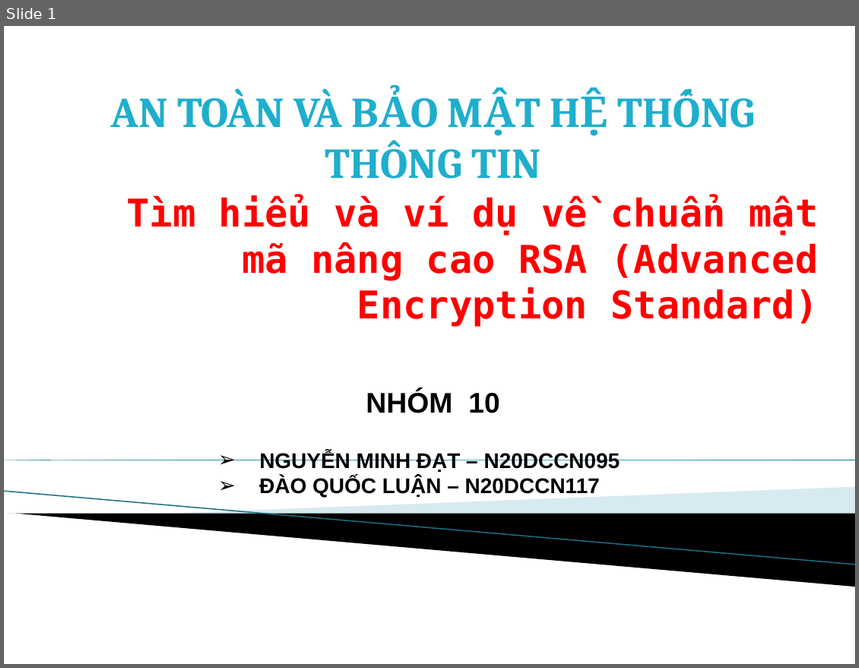
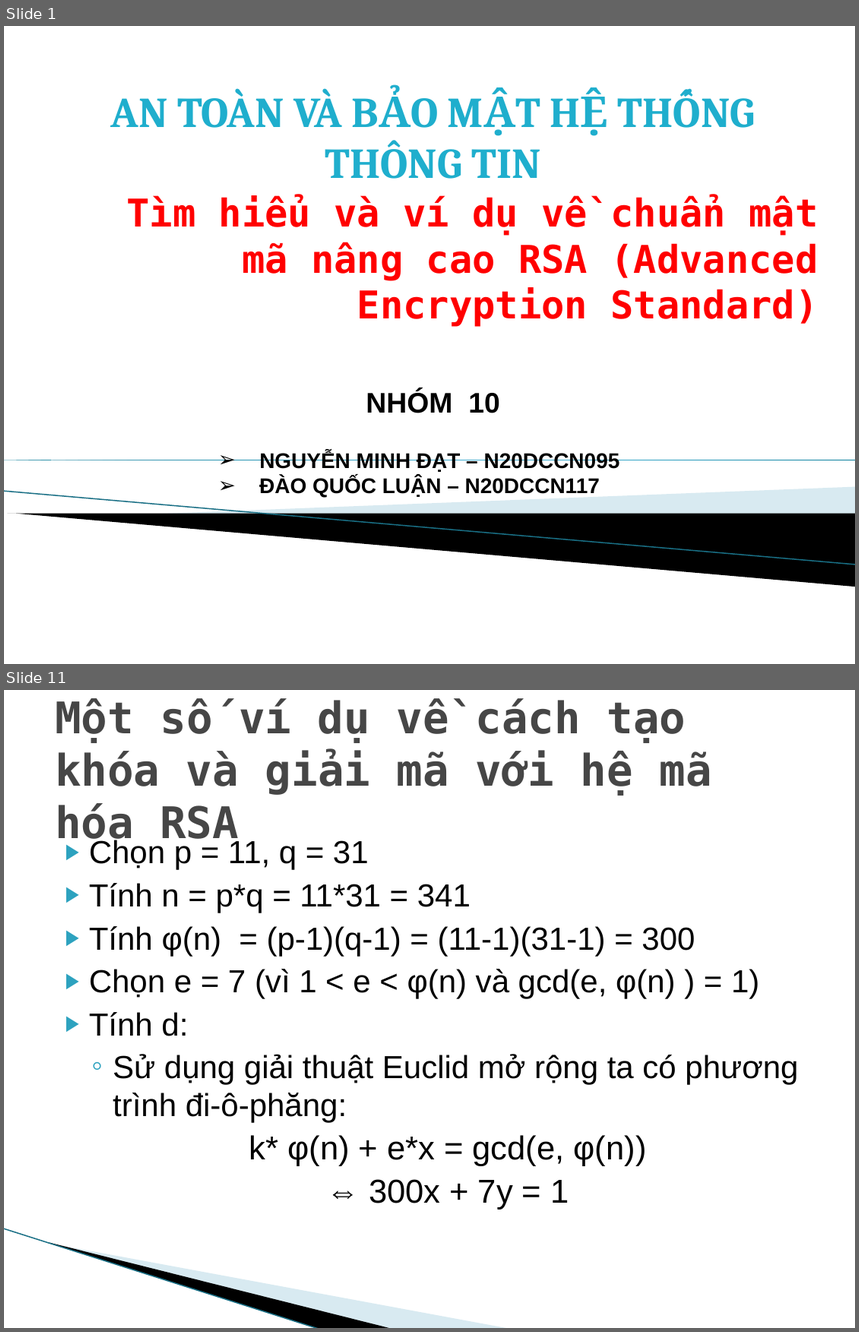
Before and after one commit to datnmdev/RSA-ATVBMTT, a slide deck: ATVBMHTTT.pptx. Shown one above the other, each under a label of ours: slide 1 before the commit, slides 1 and 11 after it; the slides between them are not shown. The pictures are 859x668 and 859x1332 pixels, drawn with LibreOffice and Linux fonts; fonts in the diff are those of the drawing; background and template pictures are left out. Boxes give left, top, right and bottom in pixels: in the first picture for what was removed or moved away, otherwise in the second. Text is boxed around its words. In the diff, an @@ line names an element or a change of style, - is before the commit and + after.

```diff
--- a/ATVBMHTTT.pptx
+++ b/ATVBMHTTT.pptx
@@ slide 11 added at box(4, 690, 855, 1328), background #FFFFFF @@
@@ title added at box(55, 698, 712, 847), 36.9 pt, text #464646, bold @@
+Một số ví dụ về cách tạo khóa và giải mã với hệ mã hóa RSA
@@ text added at box(89, 838, 798, 1210), 27 pt, text #000000 @@
+▶ Chọn p = 11, q = 31
+▶ Tính n = p*q = 11*31 = 341
+▶ Tính φ(n) = (p-1)(q-1) = (11-1)(31-1) = 300
+▶ Chọn e = 7 (vì 1 < e < φ(n) và gcd(e, φ(n) ) = 1)
+▶ Tính d:
+  ◦ Sử dụng giải thuật Euclid mở rộng ta có phương trình đi-ô-phăng:
+  k* φ(n) + e*x = gcd(e, φ(n))
+  ⇔ 300x + 7y = 1
@@ line added from (4, 1229) to (320, 1328), #97C5D8 0.95 pt @@
@@ freeform shape added at box(49, 1243, 393, 1328), fill #000000 @@
@@ freeform shape added at box(51, 1243, 510, 1328), fill #A0CBDC at 40% opacity @@
```
Also in this commit, not shown: 9 slides changed, 12 other slides added, 8 slides removed, 12 other files.
